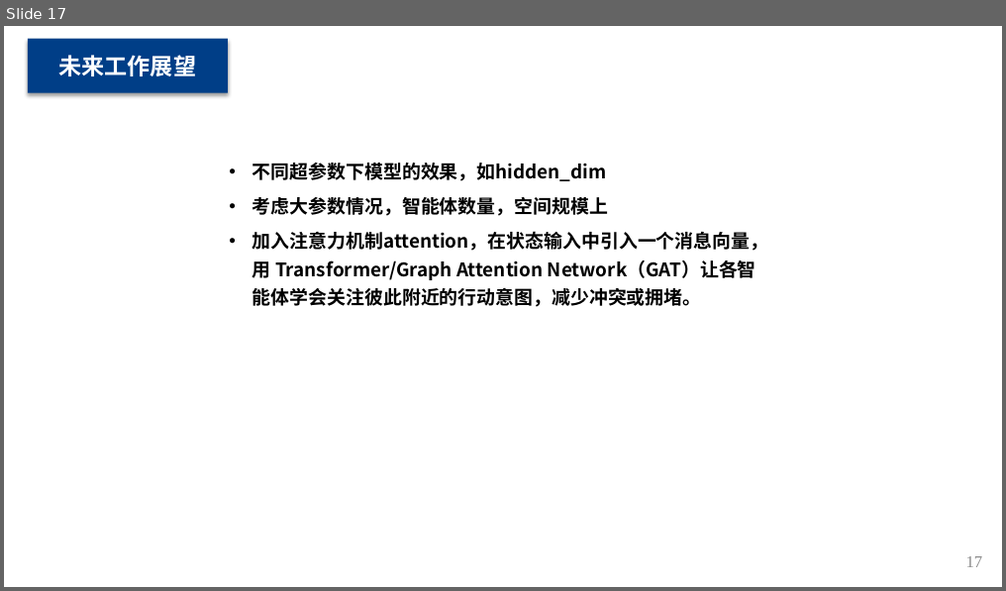
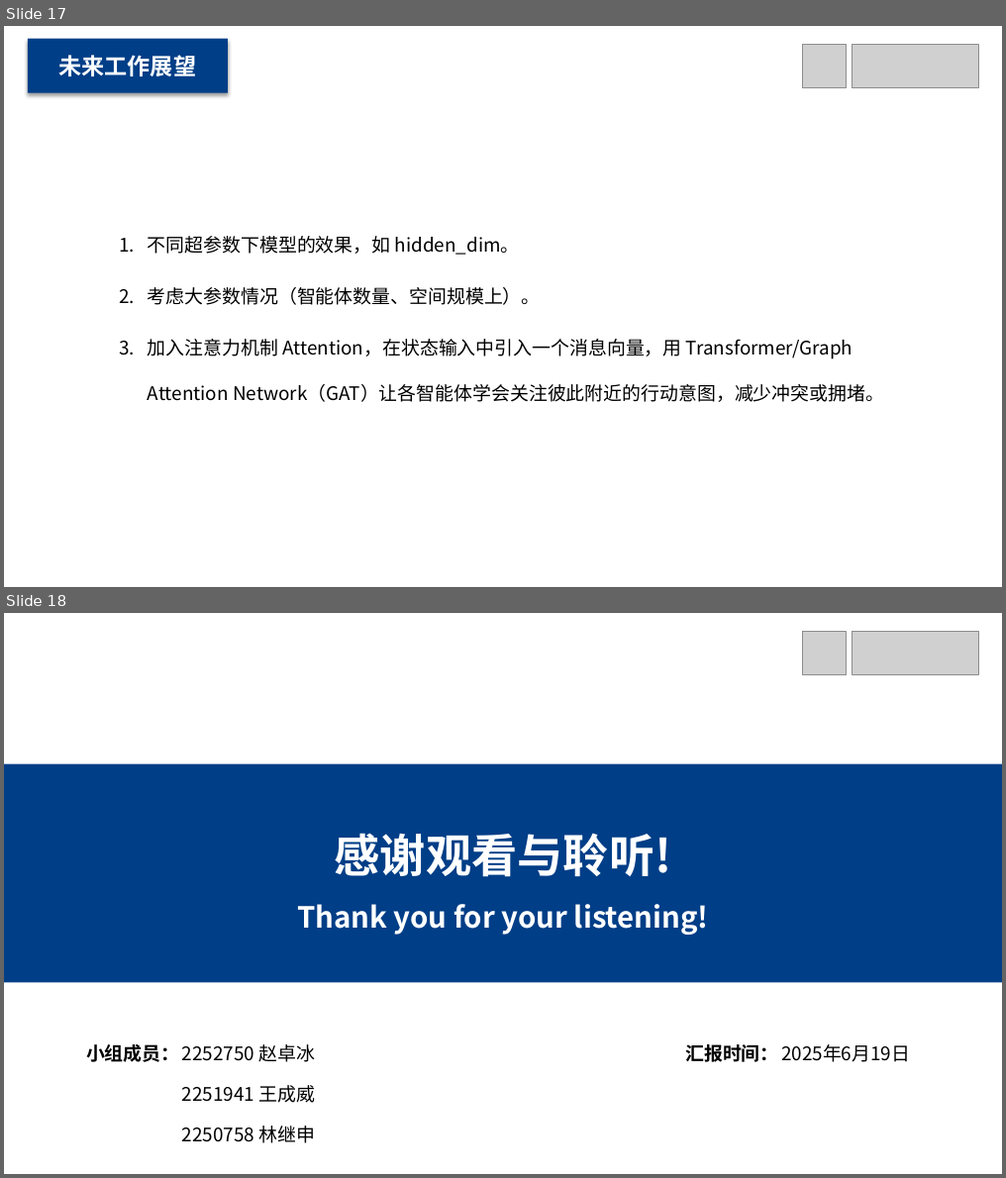
Before and after one commit to MinmusLin/Reinforcement_Learning_Based_Multi_Agent_Path_Finding, a slide deck: Presentation.pptx. Shown one above the other, each under a label of ours: slide 17 before the commit, slides 17 and 18 after it. The pictures are 1006x591 and 1006x1178 pixels, drawn with LibreOffice and Linux fonts; fonts in the diff are those of the drawing; grey boxes stand for pictures. Boxes give left, top, right and bottom in pixels: in the first picture for what was removed or moved away, otherwise in the second. Text is boxed around its words. In the diff, an @@ line names an element or a change of style, - is before the commit and + after.

```diff
--- a/Presentation.pptx
+++ b/Presentation.pptx
@@ slide 18 added at (4,613,1002,1174), background #FFFFFF @@
@@ picture added at (803,631,846,674) @@
@@ picture added at (851,631,978,674) @@
@@ rectangle added at (4,764,1002,983), fill #003E87 @@
@@ text added at (297,833,709,935), 28 pt, text #FFFFFF, bold @@
+感谢观看与聆听!
+Thank you for your listening!
@@ table added at (79,1022,328,1148), 1 rows, 2 columns @@
+小组成员： | 2252750 赵卓冰 / 2251941 王成威 / 2250758 林继申
@@ table added at (678,1022,927,1066), 1 rows, 2 columns @@
+汇报时间： | 2025年6月19日
@@ slide 17 changed as well @@
@@ picture added at (803,44,846,87) @@
@@ picture added at (851,44,978,87) @@
@@ text at (148,236,884,402): text changed; bold off @@
-• 不同超参数下模型的效果，如hidden_dim
-• 考虑大参数情况，智能体数量，空间规模上
-• 加入注意力机制attention，在状态输入中引入一个消息向量，用 Transformer/Graph Attention Network（GAT）让各智能体学会关注彼此附近的行动意图，减少冲突或拥堵。
+1. 不同超参数下模型的效果，如 hidden_dim。
+2. 考虑大参数情况（智能体数量、空间规模上）。
+3. 加入注意力机制 Attention，在状态输入中引入一个消息向量，用 Transformer/Graph Attention Network（GAT）让各智能体学会关注彼此附近的行动意图，减少冲突或拥堵。
@@ page number removed at (966,557,983,568) @@
-17
```
Also in this commit, not shown: 16 other slides changed, 2 slides removed.
